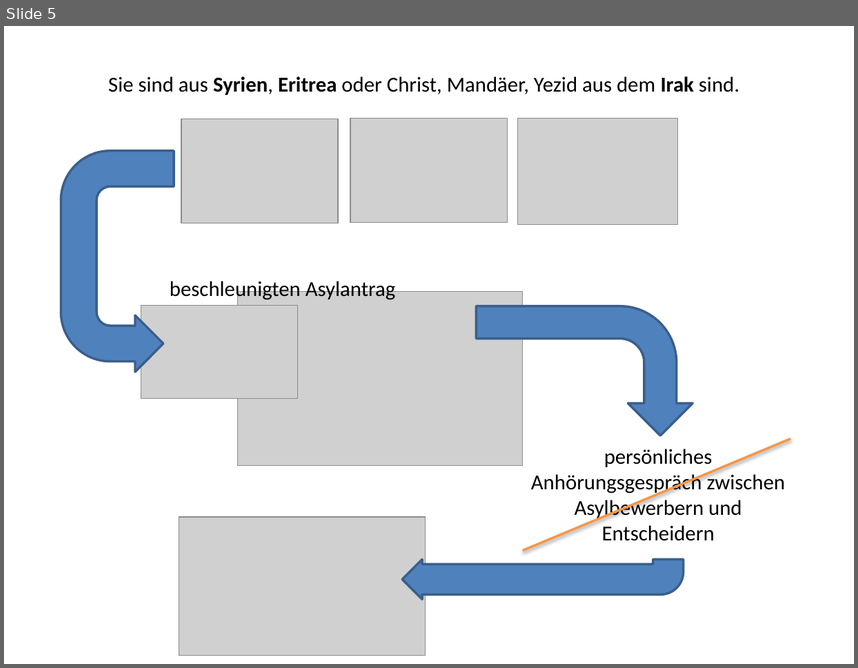
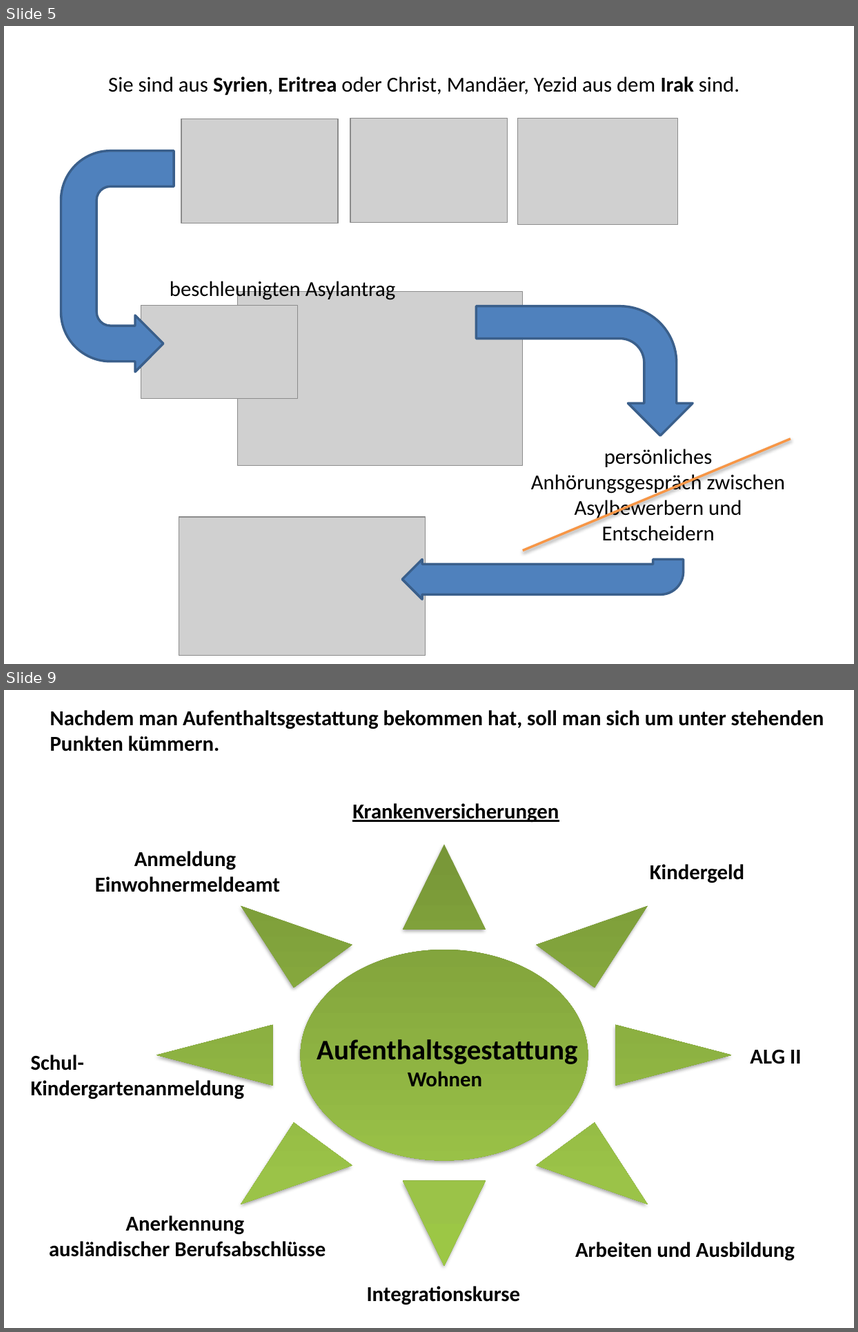
Before and after one commit to RefugeesWelcomeApp/ApplicationDevelopment, a slide deck: Solution_Design/Story Board/Storys/RA-12-Formularkausalität/RA12 Einfache Sprache.pptx. Shown one above the other, each under a label of ours: slide 5 before the commit, slides 5 and 9 after it; the slides between them are not shown. The pictures are 858x668 and 858x1332 pixels, drawn with LibreOffice and Linux fonts; fonts in the diff are those of the drawing; grey boxes stand for pictures. Boxes give left, top, right and bottom in pixels: in the first picture for what was removed or moved away, otherwise in the second. Text is boxed around its words. In the diff, an @@ line names an element or a change of style, - is before the commit and + after.

```diff
--- a/Solution_Design/Story Board/Storys/RA-12-Formularkausalität/RA12 Einfache Sprache.pptx
+++ b/Solution_Design/Story Board/Storys/RA-12-Formularkausalität/RA12 Einfache Sprache.pptx
@@ slide 9 added at box(4, 690, 854, 1328), background #FFFFFF @@
@@ text added at box(50, 710, 824, 751), 18 pt, text #000000, bold @@
+Nachdem man Aufenthaltsgestattung bekommen hat, soll man sich um unter stehenden Punkten kümmern.
@@ text added at box(352, 803, 559, 822), 18 pt, text #000000, bold, underline @@
+Krankenversicherungen
@@ text added at box(95, 851, 280, 892), 18 pt, text #000000, bold @@
+Anmeldung
+Einwohnermeldeamt
@@ sun added at box(157, 844, 732, 1265), fill gradient #779737 to #9BC348 to #9DC746 @@
@@ text added at box(650, 864, 744, 883), 18 pt, text #000000, bold @@
+Kindergeld
@@ text added at box(317, 1039, 577, 1086), 24 pt, text #000000, bold @@
+Aufenthaltsgestattung
+Wohnen
@@ text added at box(31, 1054, 245, 1099), 18 pt, text #000000, bold @@
+Schul-
+Kindergartenanmeldung
@@ text added at box(750, 1049, 801, 1064), 18 pt, text #000000, bold @@
+ALG II
@@ text added at box(49, 1215, 326, 1256), 18 pt, text #000000, bold @@
+Anerkennung
+ausländischer Berufsabschlüsse
@@ text added at box(575, 1241, 795, 1261), 18 pt, text #000000, bold @@
+Arbeiten und Ausbildung
@@ text added at box(367, 1285, 521, 1305), 18 pt, text #000000, bold @@
+Integrationskurse
```
Also in this commit, not shown: 1 slide changed, 3 other slides added.
